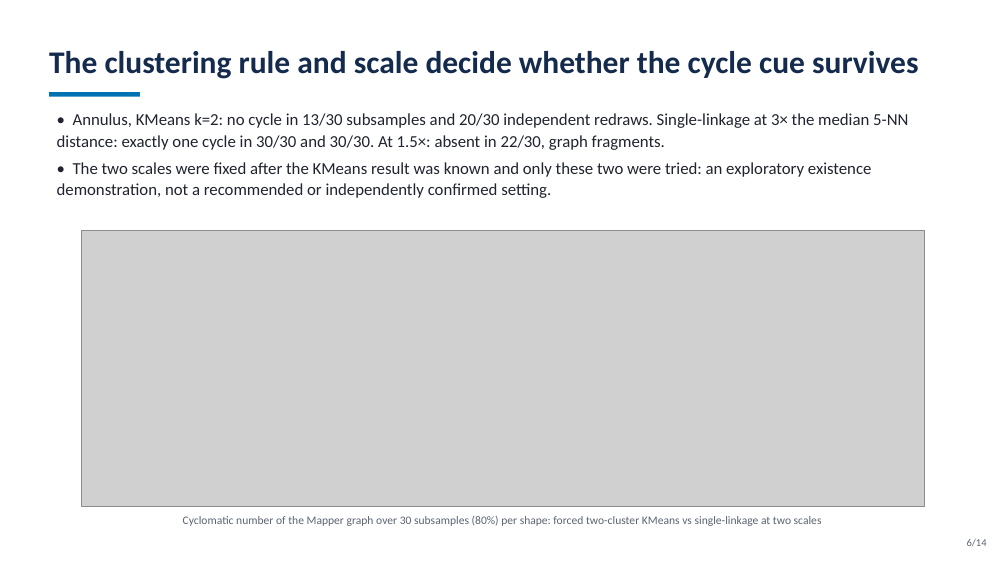
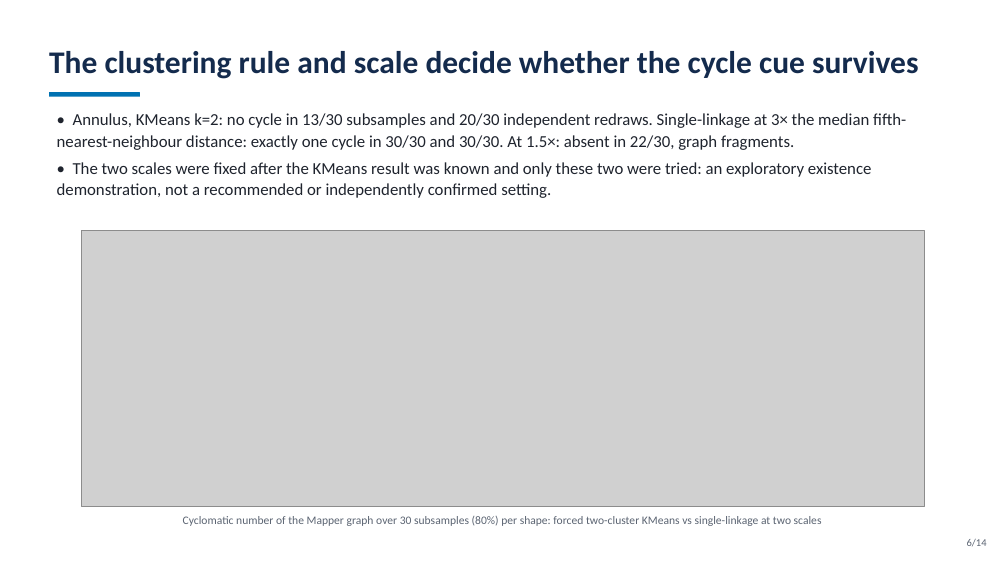
Before and after one commit to shouryasarkar713/when-can-you-trust-a-topological-visualization, a slide deck: slide 6 of submission/presentation/Final_Presentation.pptx. Drawn at 1008x567 pixels with LibreOffice and Linux fonts; fonts in the diff are those of the drawing; grey boxes stand for pictures. Boxes give left, top, right and bottom in pixels: in the first picture for what was removed or moved away, otherwise in the second. Text is boxed around its words. In the diff, an @@ line names an element or a change of style, - is before the commit and + after.

```diff
--- a/submission/presentation/Final_Presentation.pptx
+++ b/submission/presentation/Final_Presentation.pptx
@@ text at [57,113,906,150]: text changed @@
-• Annulus, KMeans k=2: no cycle in 13/30 subsamples and 20/30 independent redraws. Single-linkage at 3× the median 5-NN distance: exactly one cycle in 30/30 and 30/30. At 1.5×: absent in 22/30, graph fragments.
+• Annulus, KMeans k=2: no cycle in 13/30 subsamples and 20/30 independent redraws. Single-linkage at 3× the median fifth-nearest-neighbour distance: exactly one cycle in 30/30 and 30/30. At 1.5×: absent in 22/30, graph fragments.
```
Also in this commit, not shown: 3 other slides changed, 37 other files.
